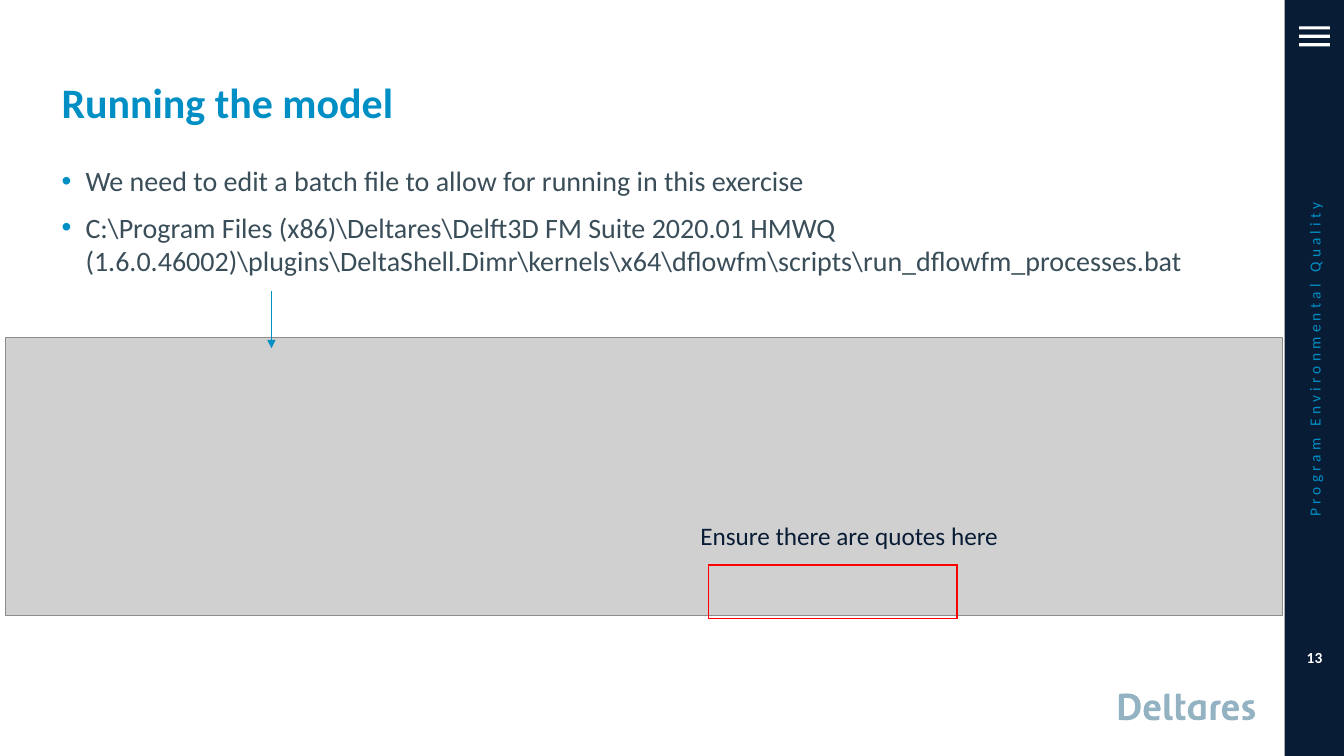
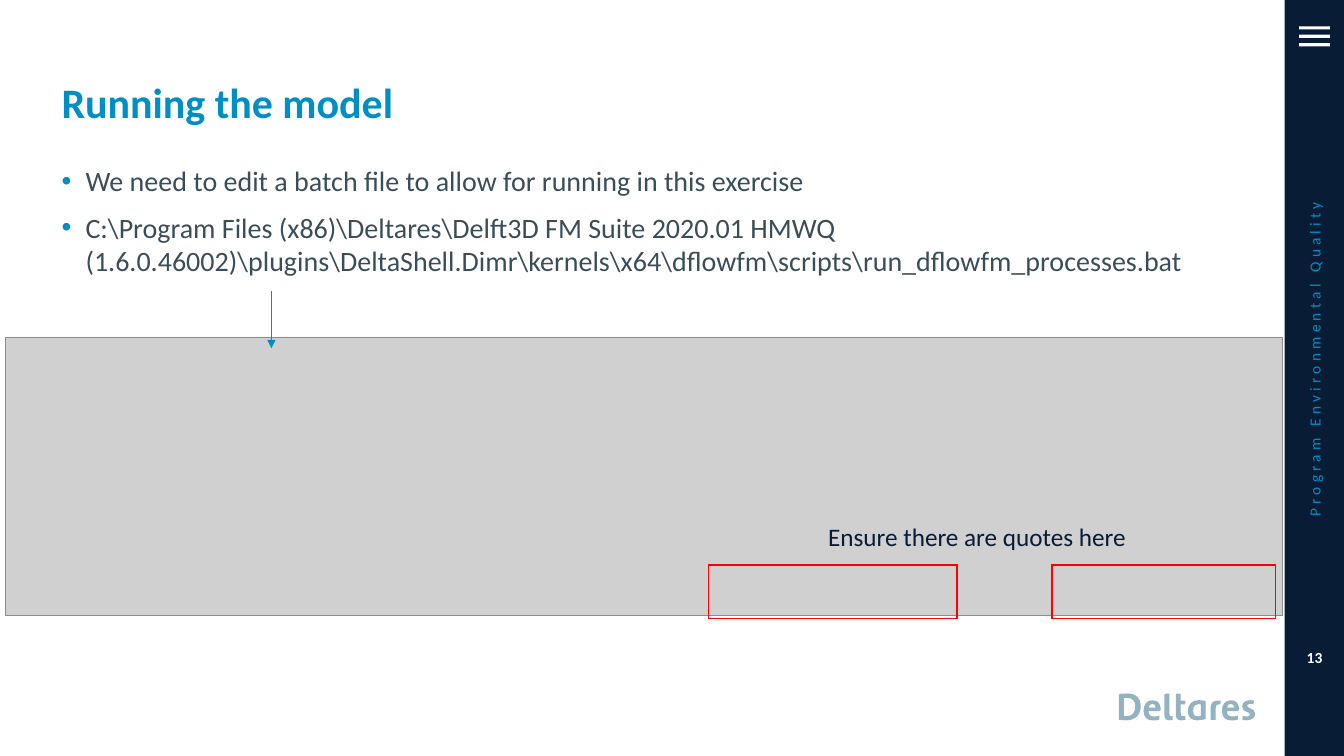
Before and after one commit to RSchueder/dflowutil, a slide deck: slide 13 of DFMWAQ_with_python.pptx. Drawn at 1344x756 pixels with LibreOffice and Linux fonts; fonts in the diff are those of the drawing; grey boxes stand for pictures; background and template pictures are left out. Boxes give left, top, right and bottom in pixels: in the first picture for what was removed or moved away, otherwise in the second. Text is boxed around its words. In the diff, an @@ line names an element or a change of style, - is before the commit and + after.

```diff
--- a/DFMWAQ_with_python.pptx
+++ b/DFMWAQ_with_python.pptx
@@ text "Ensure there are quotes here": place and size @@
-text "Ensure there are quotes here" at box(700, 527, 998, 549)
+text "Ensure there are quotes here" at box(828, 528, 1126, 550)
@@ rectangle added at box(1053, 565, 1276, 618), outline #FF0000 1 pt @@
```
Also in this commit, not shown: 14 other slides changed, 3 slides added, 6 other files.
